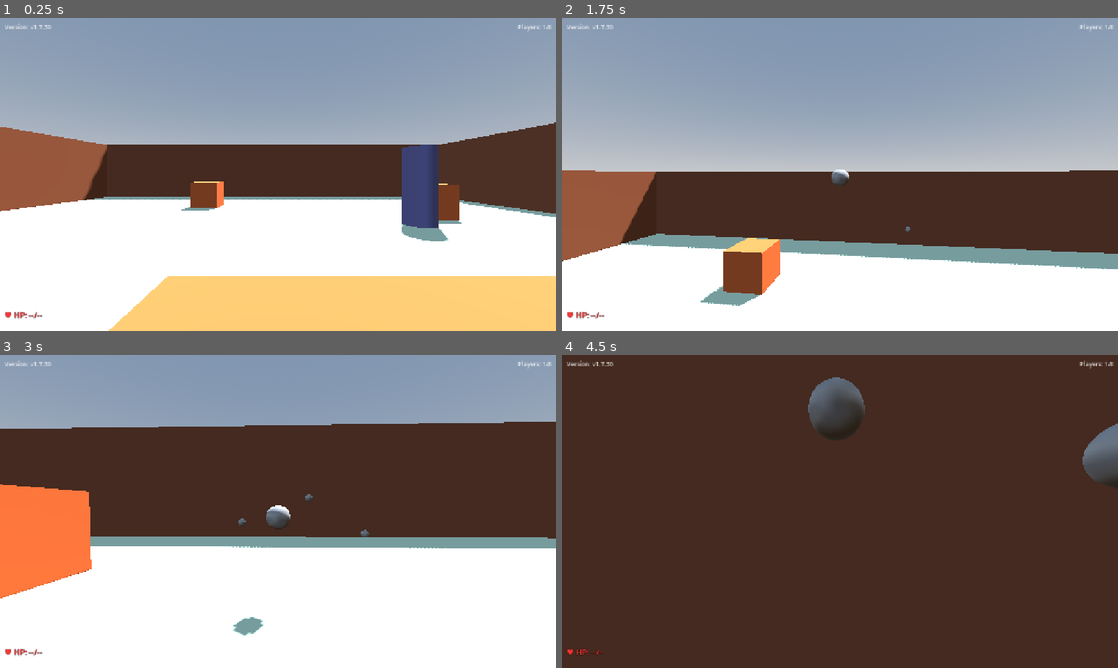
Above: before the commit, frames 1-4 (two rows, left to right).
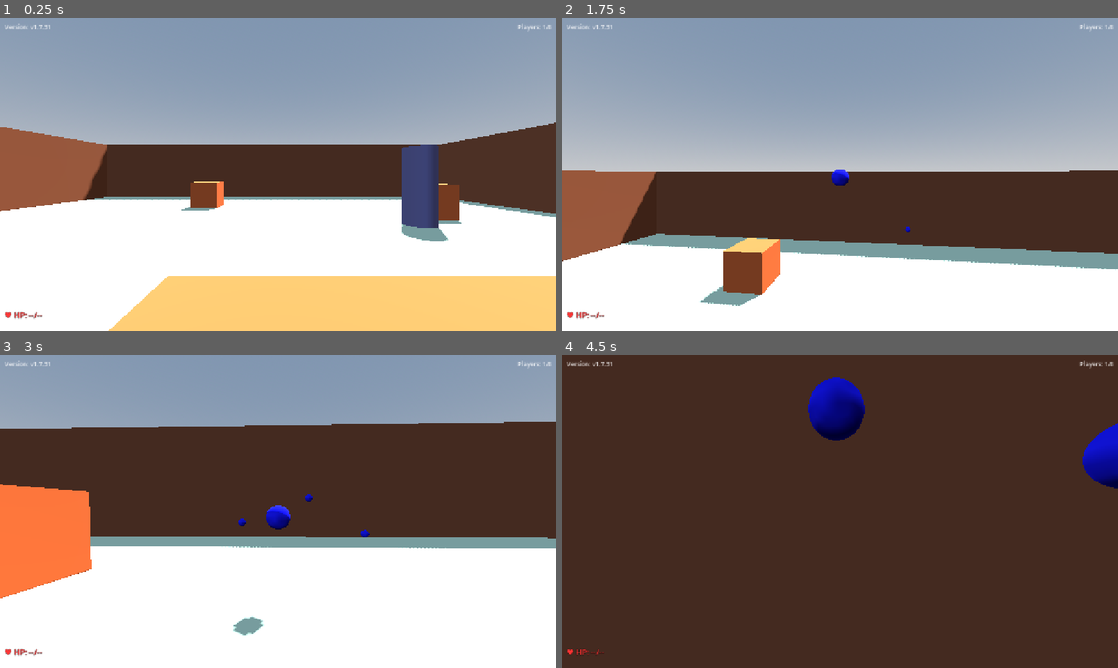
Above: after the commit, the same moments.

Repository: shikiuku/SimpleFPS
Game: Godot game, scene res://scenes/TestLevel.tscn
The game is run twice, just before and just after one commit, with the same random seed, the same clock (stepped at 60 frames per second) and the same inputs. This scene is started directly instead of the project's main scene.
Inputs (mouse positions are in pixels of both pictures, inside the frame that each line leads up to):
- Up to frame 1 (0.25 s): no input
- Up to frame 2 (1.75 s): tap Enter at 0.5 s; move the mouse to (867, 174) at 0.52 s; press the mouse at (867, 174) at 0.53 s; hold W (move_forward) from 0.53 s (still down); tap Space (jump) at 0.77, 1.52 s; move the mouse to (812, 174) at 1.27 s; release the mouse at (812, 174) at 1.28 s; tap Shift (run) at 1.35 s; click (812, 174) at 1.55 s
- Up to frame 3 (3 s): keep holding W (move_forward); move the mouse to (289, 505) at 2.02 s; press the mouse at (289, 505) at 2.03 s; move the mouse to (272, 517) at 2.77 s; release the mouse at (272, 517) at 2.78 s; click (272, 517) at 2.85 s
- Up to frame 4 (4.5 s): keep holding W (move_forward); tap Space (jump) at 3.02, 3.77 s; move the mouse to (878, 514) at 3.52 s; hold Shift (run) 3.53-4.28 s; click (878, 514) at 3.8 s; move the mouse to (795, 508) at 4.27 s; click (795, 508) at 4.35 s

The runs differ from the first frame. In frame 1, less than 0.1% of the frame differs, in the area x 8-10%, y 2-4%; in frame 2, 0.2%; in frame 3, 0.4%; in frame 4, 2.5%, in the area x 8-100%, y 2-43%.

Commit message:
v1.7.31: 弾丸の色をプレイヤーの色と同期
- 各プレイヤーの弾丸が射撃者の色になる
- 弾丸に少し発光エフェクトを追加
- ローカルとマルチプレイヤー両方で正しい色が表示される
- RPC経由で射撃者IDを送信して色を同期

🤖 Generated with [Claude Code](https://claude.ai/code)

Co-Authored-By: Claude <noreply@anthropic.com>

Diff:
--- a/project.godot
+++ b/project.godot
@@ -11,7 +11,7 @@
 [application]
 
 config/name="Simple FPS"
-config/version="1.7.30"
+config/version="1.7.31"
 config/tags=PackedStringArray("3d", "multiplayer", "fps")
 run/main_scene="res://scenes/MainMenu.tscn"
 config/features=PackedStringArray("4.4", "Forward Plus")
--- a/scripts/Bullet.gd
+++ b/scripts/Bullet.gd
@@ -5,6 +5,7 @@
 @export var damage = 25  # 1発25ダメージ（4発で倒せる）
 
 var direction = Vector3.ZERO
+@onready var mesh_instance = $MeshInstance3D
 
 func _ready():
 	# 一定時間後に削除
@@ -33,6 +34,14 @@
 func _on_lifetime_timeout():
 	queue_free()
 
+# プレイヤーの色に合わせて弾丸の色を設定
+func set_bullet_color(color: Color):
+	if mesh_instance:
+		var material = StandardMaterial3D.new()
+		material.albedo_color = color
+		material.emission = color * 0.3  # 少し光らせる
+		mesh_instance.set_surface_override_material(0, material)
+
 func _on_body_entered(body):
 	print("Bullet hit: ", body.name)
 
--- a/scripts/GameUI.gd
+++ b/scripts/GameUI.gd
@@ -5,7 +5,7 @@
 @onready var health_label = $HealthLabel
 
 # ゲームのバージョン
-const VERSION = "v1.7.30"
+const VERSION = "v1.7.31"
 
 func _ready():
 	# バージョンを表示
--- a/scripts/SimpleFPSController.gd
+++ b/scripts/SimpleFPSController.gd
@@ -384,9 +384,10 @@
 	# 射撃位置と方向を計算
 	var shoot_position = camera.global_position + camera.global_transform.basis.z * -0.5
 	var shoot_direction = -camera.global_transform.basis.z
-
-	# ローカルで弾丸を生成
-	_spawn_bullet(shoot_position, shoot_direction)
+	var shooter_id = name.to_int()
+
+	# ローカルで弾丸を生成（自分の色）
+	_spawn_bullet(shoot_position, shoot_direction, shooter_id)
 
 	# 他のプレイヤーにも弾丸を生成させる
 	var current_peers = multiplayer.get_peers()
@@ -395,16 +396,24 @@
 		for peer_id in current_peers:
 			var peer_node = get_parent().get_node_or_null(str(peer_id))
 			if peer_node != null and peer_node.is_inside_tree():
-				spawn_bullet_remote.rpc_id(peer_id, shoot_position, shoot_direction)
+				spawn_bullet_remote.rpc_id(peer_id, shoot_position, shoot_direction, shooter_id)
 			else:
 				print("WARN: Cannot send bullet RPC - Peer node not found (ID: ", peer_id, ")")
 
 # 弾丸を実際に生成する関数
-func _spawn_bullet(position: Vector3, direction: Vector3):
+func _spawn_bullet(position: Vector3, direction: Vector3, player_id: int = -1):
 	var bullet = bullet_scene.instantiate()
 	get_parent().add_child(bullet)
 	bullet.global_position = position
 	bullet.set_velocity(direction)
+
+	# プレイヤーの色に合わせて弾丸の色を設定
+	var bullet_player_id = player_id
+	if bullet_player_id == -1:
+		bullet_player_id = name.to_int()  # 自分のIDを使用
+
+	var player_color = get_player_color(bullet_player_id)
+	bullet.set_bullet_color(player_color)
 
 # RPC関数：位置同期を受信
 @rpc("any_peer", "unreliable")
@@ -421,11 +430,11 @@
 
 # RPC関数：他のプレイヤーの弾丸を生成
 @rpc("any_peer", "reliable")
-func spawn_bullet_remote(position: Vector3, direction: Vector3):
+func spawn_bullet_remote(position: Vector3, direction: Vector3, shooter_id: int):
 	# ノードがシーンツリーに正しく存在することを確認
 	if is_inside_tree():
-		# 他のプレイヤーの弾丸を生成
-		_spawn_bullet(position, direction)
+		# 他のプレイヤーの弾丸を生成（射撃者の色で）
+		_spawn_bullet(position, direction, shooter_id)
 	else:
 		print("ERROR: Received bullet RPC for node not in tree: ", name)
 
Not shown: 1 places in scenes/SimpleFPSPlayer.tscn that only renumber resources
Not shown, changed: web-build/index.html
Not shown, changed: web-build/index.pck
